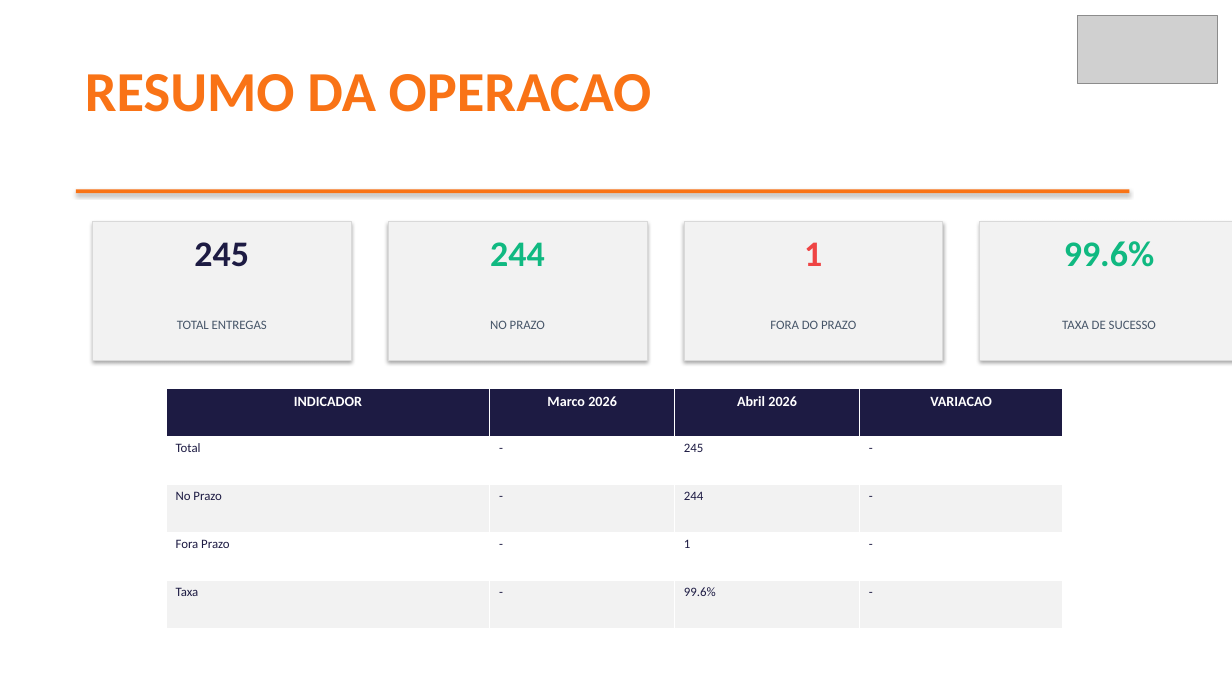
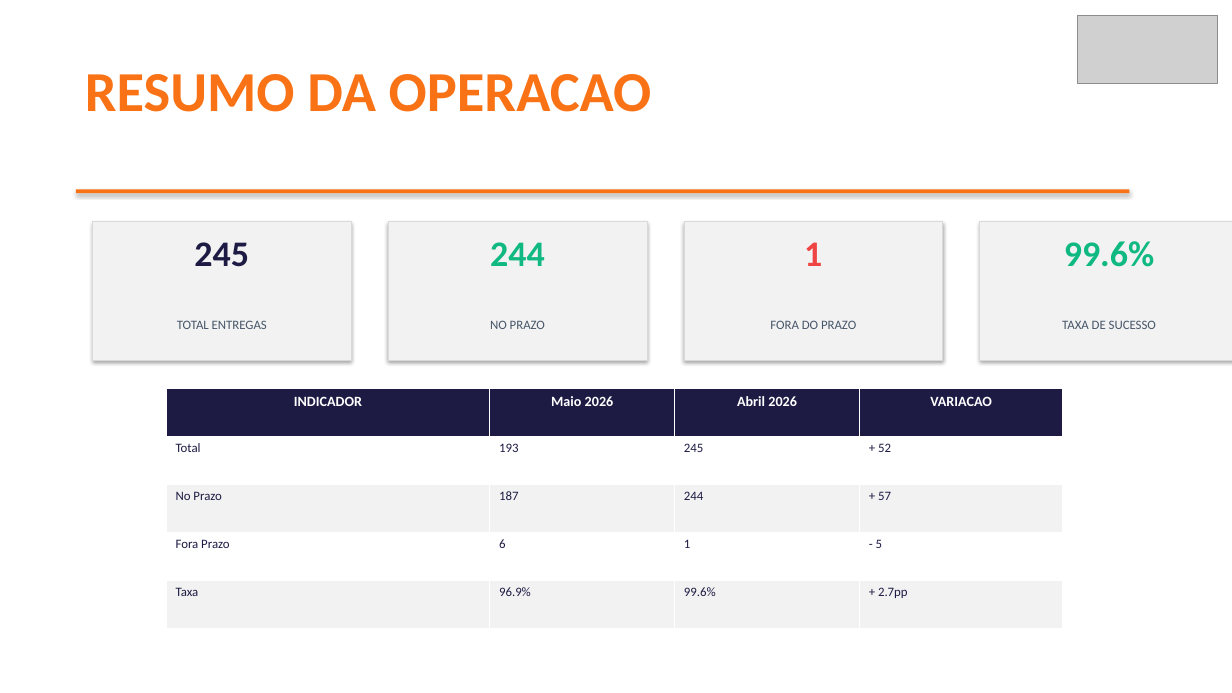
Before and after one commit to brendaelicia-sketch/PortoEX, a slide deck: slide 2 of SAMSONITE_BRASIL_LTDA.pptx. Drawn at 1232x693 pixels with LibreOffice and Linux fonts; fonts in the diff are those of the drawing; grey boxes stand for pictures. Boxes give left, top, right and bottom in pixels: in the first picture for what was removed or moved away, otherwise in the second. Text is boxed around its words. In the diff, an @@ line names an element or a change of style, - is before the commit and + after.

```diff
--- a/SAMSONITE_BRASIL_LTDA.pptx
+++ b/SAMSONITE_BRASIL_LTDA.pptx
@@ table at [166, 388, 1063, 628] @@
-row 1, column 2: Marco 2026
+row 1, column 2: Maio 2026
-row 2, column 2: -
+row 2, column 2: 193
-row 2, column 4: -
+row 2, column 4: + 52
-row 3, column 2: -
+row 3, column 2: 187
-row 3, column 4: -
+row 3, column 4: + 57
-row 4, column 2: -
+row 4, column 2: 6
-row 4, column 4: -
+row 4, column 4: - 5
-row 5, column 2: -
+row 5, column 2: 96.9%
-row 5, column 4: -
+row 5, column 4: + 2.7pp
```
Also in this commit, not shown: 1 other slide changed, 20 other files.
